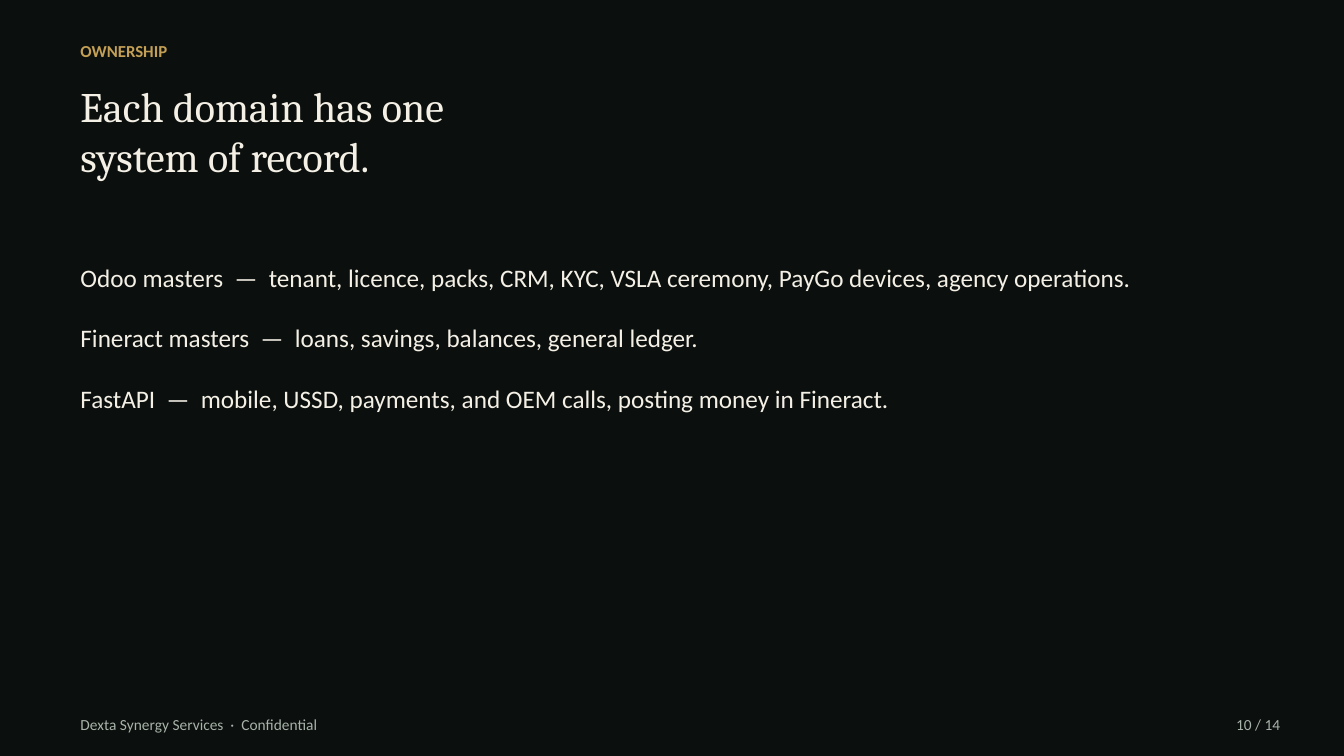
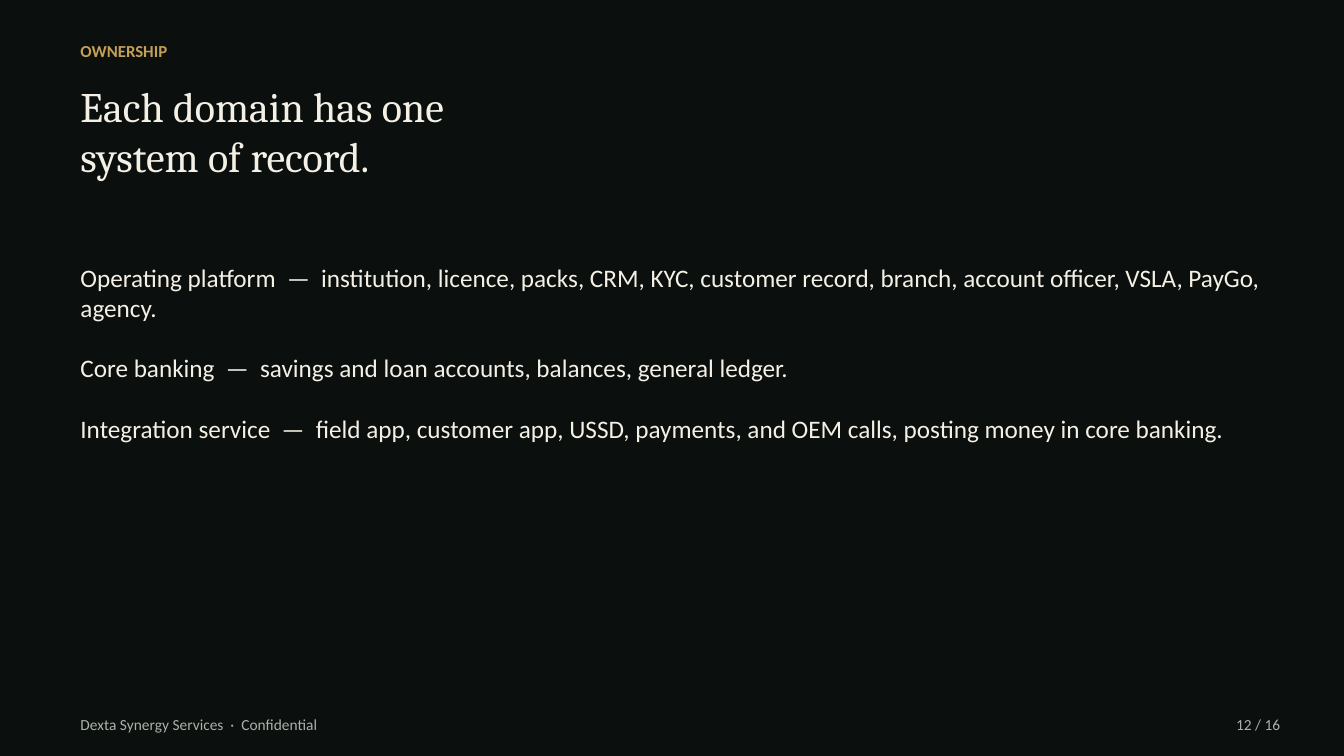
Before and after one commit to hanson1997/test, a slide deck: slide 12 of edfip-screening/architecture/EDFIP_Architecture_Dexta.pptx (slide 10 before the commit). Drawn at 1344x756 pixels with LibreOffice and Linux fonts; fonts in the diff are those of the drawing. Boxes give left, top, right and bottom in pixels: in the first picture for what was removed or moved away, otherwise in the second. Text is boxed around its words. In the diff, an @@ line names an element or a change of style, - is before the commit and + after.

```diff
--- a/edfip-screening/architecture/EDFIP_Architecture_Dexta.pptx
+++ b/edfip-screening/architecture/EDFIP_Architecture_Dexta.pptx
@@ text at bbox=[80, 269, 1258, 443]: text changed @@
-Odoo masters — tenant, licence, packs, CRM, KYC, VSLA ceremony, PayGo devices, agency operations.
-Fineract masters — loans, savings, balances, general ledger.
-FastAPI — mobile, USSD, payments, and OEM calls, posting money in Fineract.
+Operating platform — institution, licence, packs, CRM, KYC, customer record, branch, account officer, VSLA, PayGo, agency.
+Core banking — savings and loan accounts, balances, general ledger.
+Integration service — field app, customer app, USSD, payments, and OEM calls, posting money in core banking.
@@ text at bbox=[1236, 719, 1281, 730]: text changed @@
-10 / 14
+12 / 16
```
Also in this commit, not shown: 13 other slides changed, 2 slides added, 5 other files.
